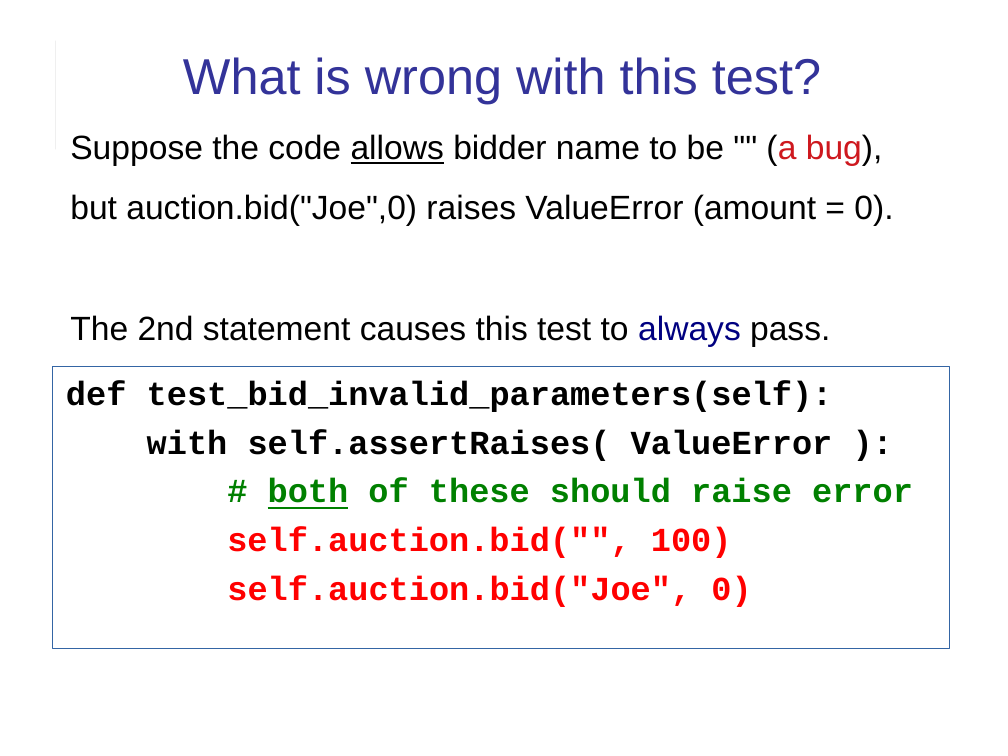
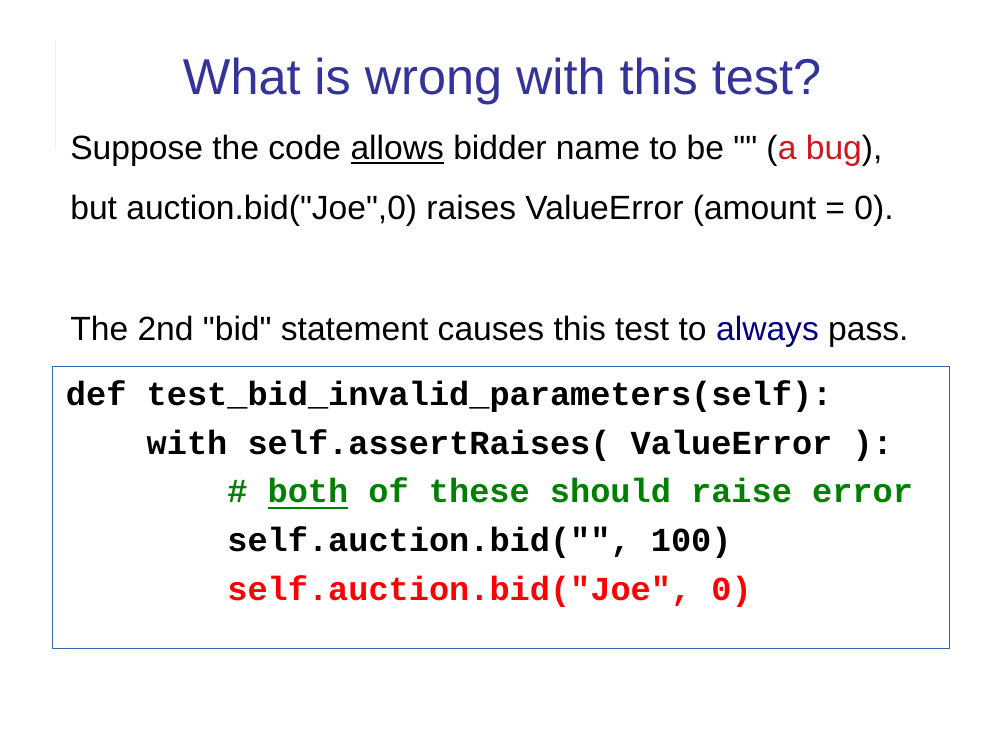
Before and after one commit to cpske/ISP, a slide deck: slide 11 of assignment/feedback/LabExam1-feedback.odp (slide 10 before the commit). Drawn at 1008x756 pixels with LibreOffice and Linux fonts; fonts in the diff are those of the drawing. Boxes give left, top, right and bottom in pixels: in the first picture for what was removed or moved away, otherwise in the second. Text is boxed around its words. In the diff, an @@ line names an element or a change of style, - is before the commit and + after.

```diff
--- a/assignment/feedback/LabExam1-feedback.odp
+++ b/assignment/feedback/LabExam1-feedback.odp
@@ text at [70, 315, 908, 347]: text changed @@
-The 2nd statement causes this test to always pass.
+The 2nd "bid" statement causes this test to always pass.
@@ text in rectangle at [227, 527, 732, 558]: text colour #FF0000 to #000000 in "self.auction.bid("", 100)" @@
```
Also in this commit, not shown: 12 other slides changed, 3 slides added, 5 other files.
